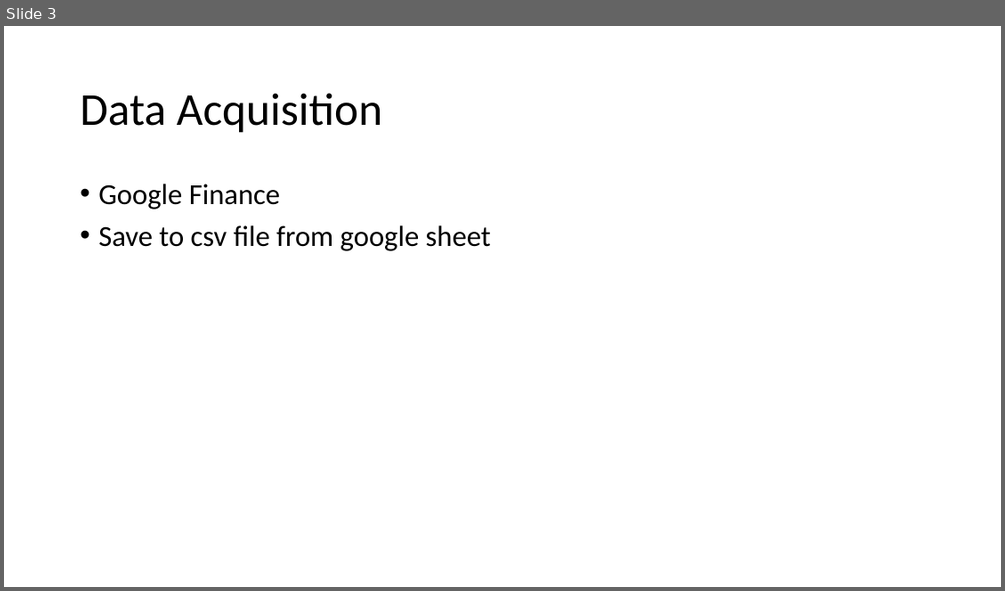
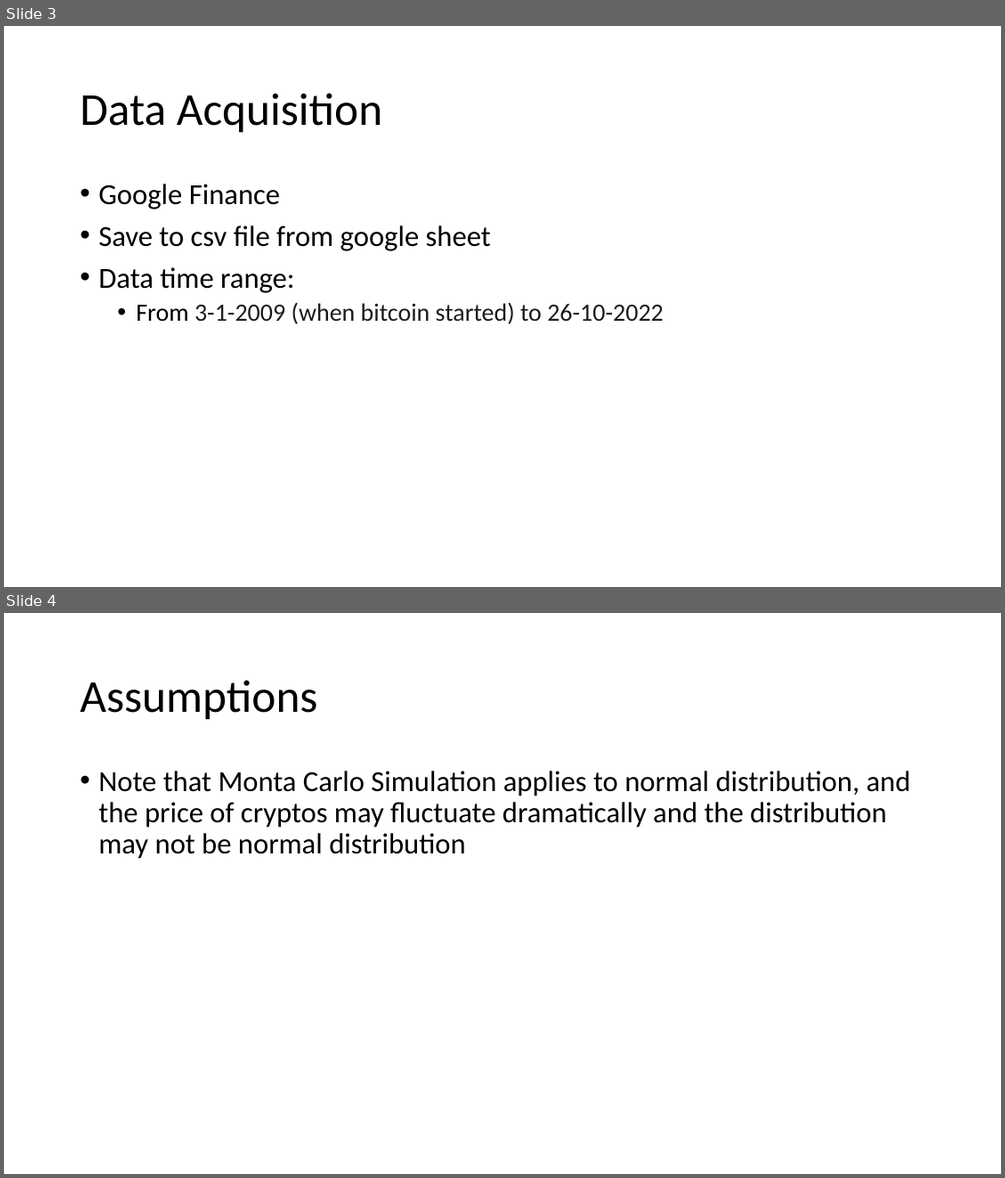
Before and after one commit to NavpreetNat/Crypto_Master, a slide deck: Presentation.pptx. Shown one above the other, each under a label of ours: slide 3 before the commit, slides 3 and 4 after it. The pictures are 1005x591 and 1005x1178 pixels, drawn with LibreOffice and Linux fonts; fonts in the diff are those of the drawing. Boxes give left, top, right and bottom in pixels: in the first picture for what was removed or moved away, otherwise in the second. Text is boxed around its words. In the diff, an @@ line names an element or a change of style, - is before the commit and + after.

Commit message:
commit btc bnb data from 3-1-2019 to 26-10-2022

```diff
--- a/Presentation.pptx
+++ b/Presentation.pptx
@@ slide 4 added at bbox=[4, 613, 1001, 1174], background #FFFFFF @@
@@ title added at bbox=[80, 680, 317, 720], 44 pt, text #000000 @@
+Assumptions
@@ text added at bbox=[98, 771, 911, 859], 28 pt, text #000000 @@
+• Note that Monta Carlo Simulation applies to normal distribution, and the price of cryptos may fluctuate dramatically and the distribution may not be normal distribution
@@ slide 3 changed as well @@
@@ text at bbox=[98, 267, 663, 324]: paragraphs added @@
+• Data time range:
+  • From 3-1-2009 (when bitcoin started) to 26-10-2022
```
Also in this commit, not shown: 1 other slide changed, 2 other files.
